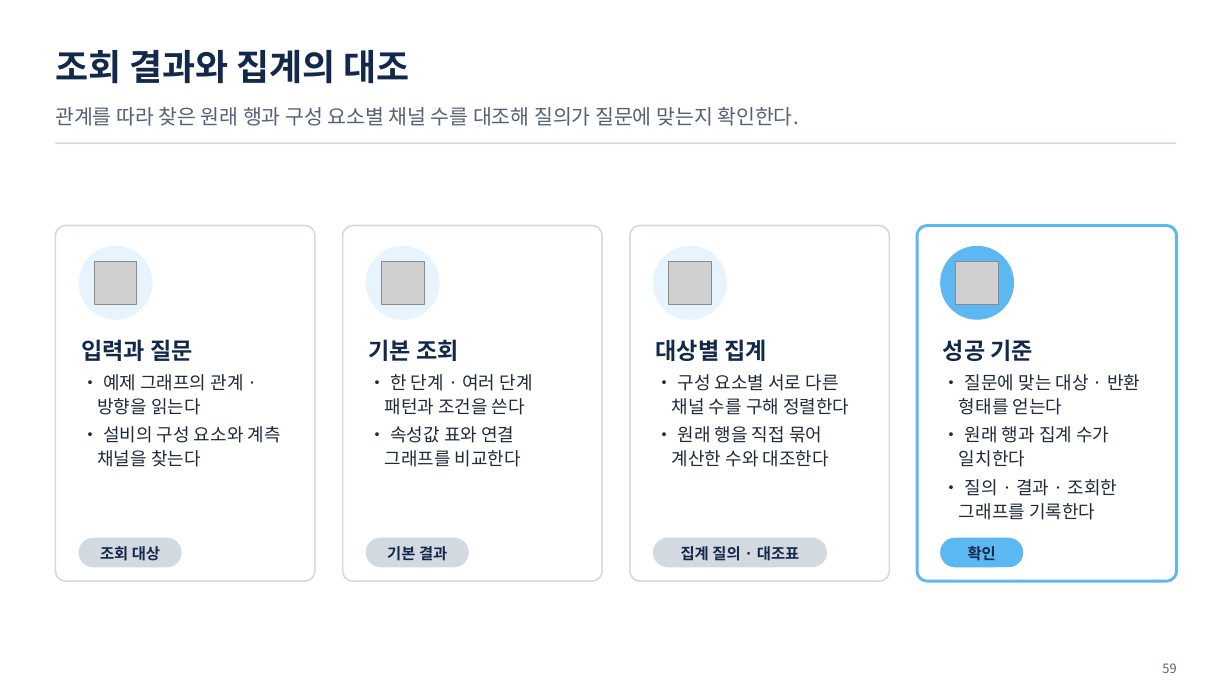
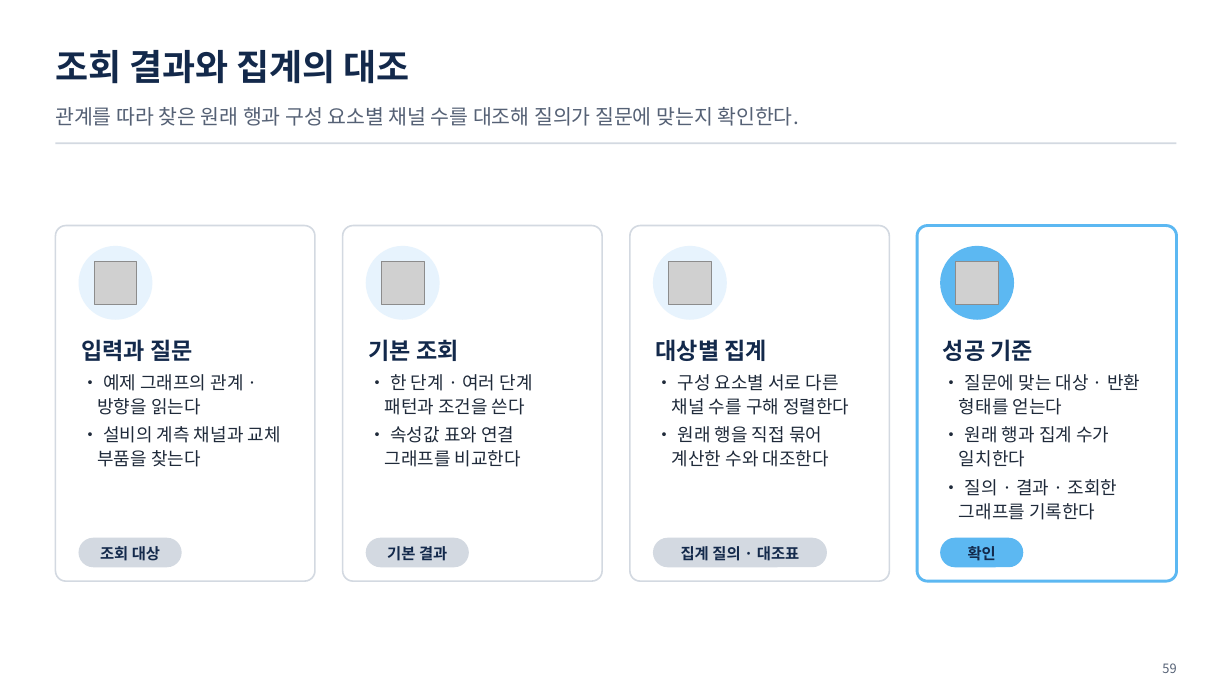
Before and after one commit to uengine-oss/hyd-iot-edu, a slide deck: slide 59 of 산출물/교재/PPTX/실전반_온라인/실전반_02일차.pptx. Drawn at 1232x693 pixels with LibreOffice and Linux fonts; fonts in the diff are those of the drawing; grey boxes stand for pictures. Boxes give left, top, right and bottom in pixels: in the first picture for what was removed or moved away, otherwise in the second. Text is boxed around its words. In the diff, an @@ line names an element or a change of style, - is before the commit and + after.

```diff
--- a/산출물/교재/PPTX/실전반_온라인/실전반_02일차.pptx
+++ b/산출물/교재/PPTX/실전반_온라인/실전반_02일차.pptx
@@ text at (97,426,281,467): text changed @@
-• 설비의 구성 요소와 계측 채널을 찾는다
+• 설비의 계측 채널과 교체 부품을 찾는다
```
Also in this commit, not shown: 1 other slide changed, 53 other files.
